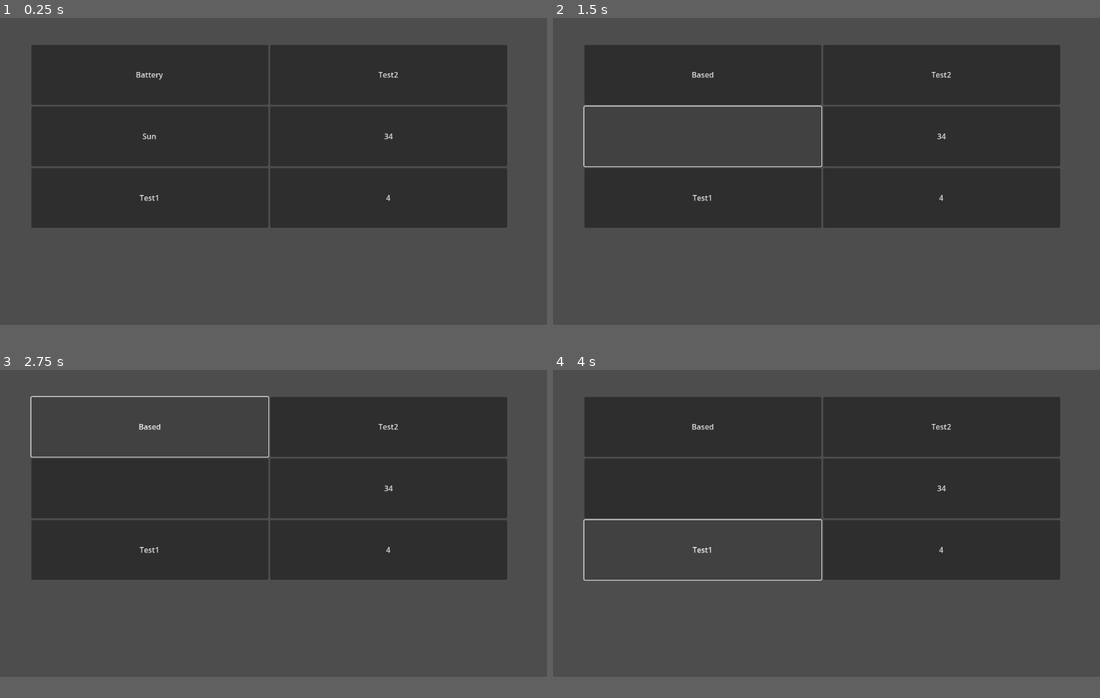
Above: before the commit, frames 1-4 (two rows, left to right).
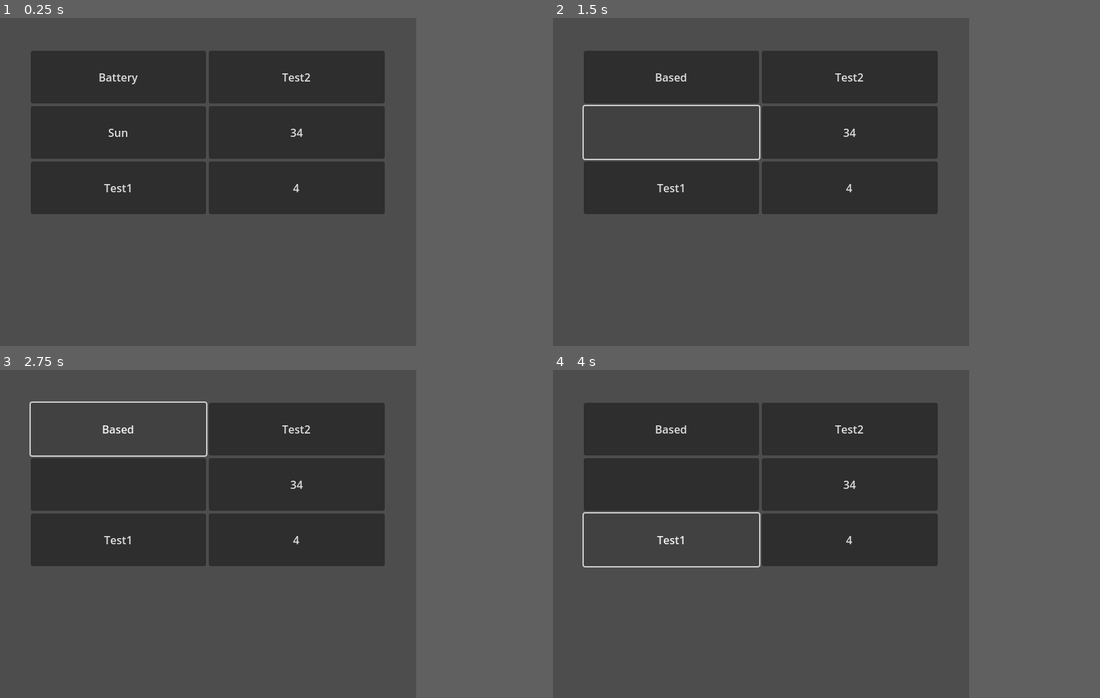
Above: after the commit, the same moments.

Repository: Charpurrr/OneShotRedux
Game: Godot game, scene res://ui/items/items.tscn
The game is run twice, just before and just after one commit, with the same random seed, the same clock (stepped at 60 frames per second) and the same inputs. This scene is started directly instead of the project's main scene.
Inputs (mouse positions are in pixels of both pictures, inside the frame that each line leads up to; where the layout moved, square brackets give the same spot in the first picture):
- Up to frame 1 (0.25 s): no input
- Up to frame 2 (1.5 s): click "Battery" at 0.5 s; click "Sun" at 1.25 s
- Up to frame 3 (2.75 s): click "Based" at 2 s
- Up to frame 4 (4 s): click (706, 478) [700, 488] at 2.75 s; click "Test1" at 3.5 s
The window is 799x449 before the commit and 608x480 after it. Grey fills any space a smaller window leaves; there, only what the larger window draws over its background counts as a difference.

The runs differ from the first frame. In frame 1, 18% of the frame differs, in the area x 5-93%, y 8-64%; in frame 2, 18%; in frame 3, 17%; in frame 4, 16%.

Commit message:
combine regardless of order + camera

Diff:
--- a/actors/niko/niko.gd
+++ b/actors/niko/niko.gd
@@ -13,7 +13,7 @@
 	input_vector.x = Input.get_action_strength("Right") - Input.get_action_strength("Left")
 	input_vector.y = Input.get_action_strength("Down") - Input.get_action_strength("Up")
 
-	match input_vector:
+	match input_vector: #i hardcoded normalized vectors felt goofy
 		Vector2(1, 1):
 			input_vector = Vector2(atan(1/1), atan(1/1))
 		Vector2(-1, 1):
--- a/actors/niko/niko.tscn
+++ b/actors/niko/niko.tscn
@@ -31,4 +31,4 @@
 animation = &"idle_s"
 
 [node name="Camera2D" type="Camera2D" parent="."]
-zoom = Vector2(2.64, 2.64)
+zoom = Vector2(2, 2)
--- a/maps/start_awaken.tscn
+++ b/maps/start_awaken.tscn
@@ -6,11 +6,6 @@
 [ext_resource type="PackedScene" uid="uid://c615j14yimai" path="res://actors/objects/window.tscn" id="4_2yqid"]
 
 [node name="Awaken" type="Node2D"]
-
-[node name="Camera2D" type="Camera2D" parent="."]
-position = Vector2(192, 108)
-zoom = Vector2(3, 3)
-editor_draw_limits = true
 
 [node name="TileMap" parent="." instance=ExtResource("1_yno30")]
 position = Vector2(144, 144)
@@ -34,3 +29,7 @@
 
 [node name="Window" parent="." instance=ExtResource("4_2yqid")]
 position = Vector2(152, 56)
+
+[node name="Camera2D" type="Camera2D" parent="."]
+position = Vector2(152, 120)
+zoom = Vector2(2, 2)
--- a/project.godot
+++ b/project.godot
@@ -18,6 +18,11 @@
 [autoload]
 
 Items="*res://singletons/items.gd"
+
+[display]
+
+window/size/viewport_width=608
+window/size/viewport_height=480
 
 [editor]
 
--- a/ui/items/combining.gd
+++ b/ui/items/combining.gd
@@ -12,7 +12,6 @@
 
 func _ready():
 	populate_inventory()
-
 	item1.connect("button_down", add_selectable.bind(item1.text))
 	item2.connect("button_down", add_selectable.bind(item2.text))
 	item3.connect("button_down", add_selectable.bind(item3.text))
@@ -22,8 +21,8 @@
 
 func _process(delta):
 	for i in Items.items: #searches the items dictionary
-		if selected == Items.items[i]: #if the selected array equals one of the values for a key in dictionary
-			for r in range(Items.inv.size()): #searches the indexes of the inventory array
+		if sort_array(selected) == sort_array(Items.items[i]): #if the selected array equals one of the values for a key in dictionary
+			for r in len(Items.inv): #searches the indexes of the inventory array
 				if selected[0] == Items.inv[r]: #if the first value of selected is found
 					Items.inv[r] = i #replace the value with the new item
 				if selected[1] == Items.inv[r]: #if the second value of selected is found
@@ -43,5 +42,9 @@
 			t.text = Items.inv[i] #replace the text with the value of index of inventory
 			i += 1 #add 1 to index to go to the next value
 
+func sort_array(array : Array):
+	array.sort()
+	return array
+
 func add_selectable(item):
 	selected.append(item)
--- a/ui/items/items.tscn
+++ b/ui/items/items.tscn
@@ -6,10 +6,10 @@
 script = ExtResource("1_sc6oy")
 
 [node name="HBoxContainer" type="HBoxContainer" parent="."]
-offset_left = 66.0
-offset_top = 57.0
-offset_right = 1068.0
-offset_bottom = 443.0
+offset_left = 45.0
+offset_top = 48.0
+offset_right = 562.0
+offset_bottom = 287.0
 
 [node name="VBoxContainer" type="VBoxContainer" parent="HBoxContainer"]
 layout_mode = 2
Not shown: 1 places in maps/start_awaken.tscn that only renumber resources
